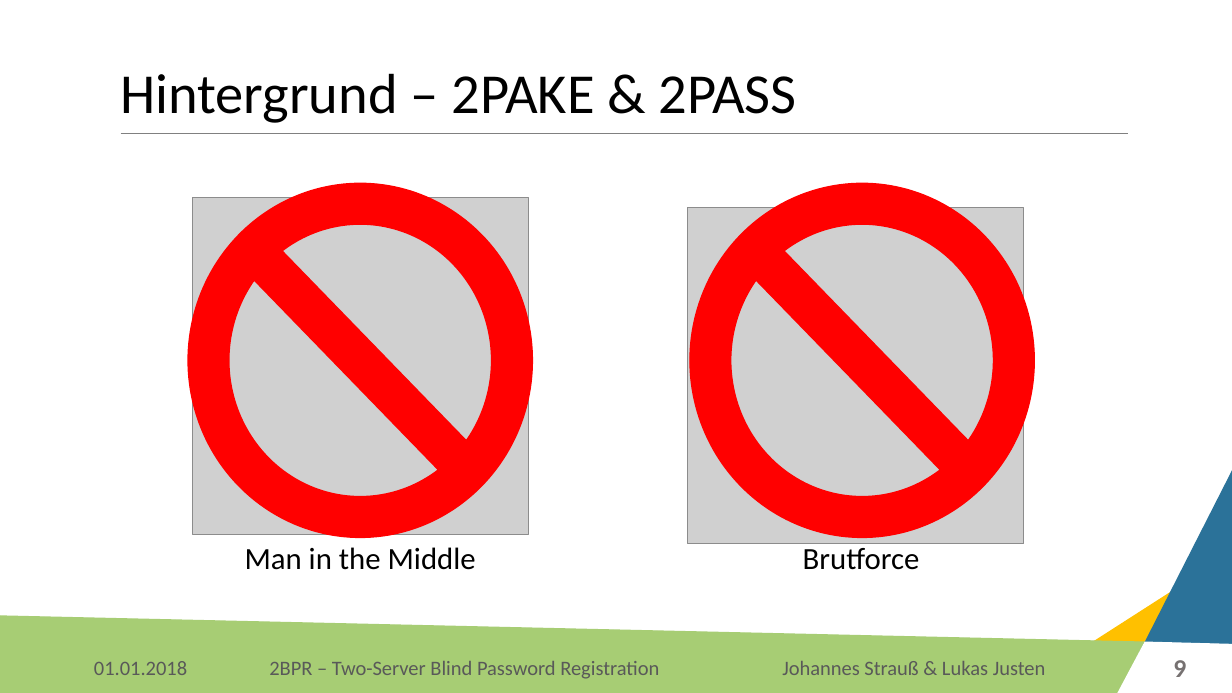
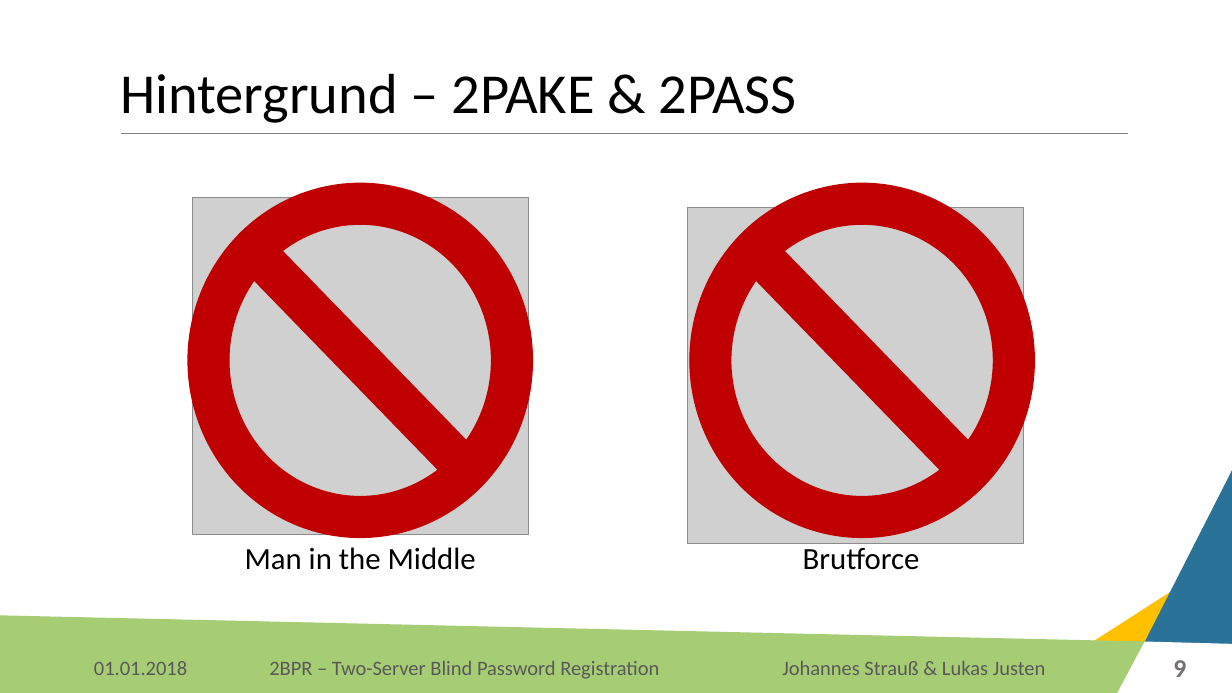
Before and after one commit to Lukas-Justen/IT-Security-2BPR, a slide deck: slide 9 of 2BPR.pptx. Drawn at 1232x693 pixels with LibreOffice and Linux fonts; fonts in the diff are those of the drawing; grey boxes stand for pictures; background and template pictures are left out. Boxes give left, top, right and bottom in pixels: in the first picture for what was removed or moved away, otherwise in the second. Text is boxed around its words. In the diff, an @@ line names an element or a change of style, - is before the commit and + after.

```diff
--- a/2BPR.pptx
+++ b/2BPR.pptx
@@ no-entry sign at (189, 183, 533, 537): fill #FF0000 to #C00000; outline #FF0000 1 pt to #C00000 1 pt @@
@@ no-entry sign at (690, 183, 1035, 537): fill #FF0000 to #C00000; outline #FF0000 1 pt to #C00000 1 pt @@
```
Also in this commit, not shown: 5 other slides changed, 9 slides added.
